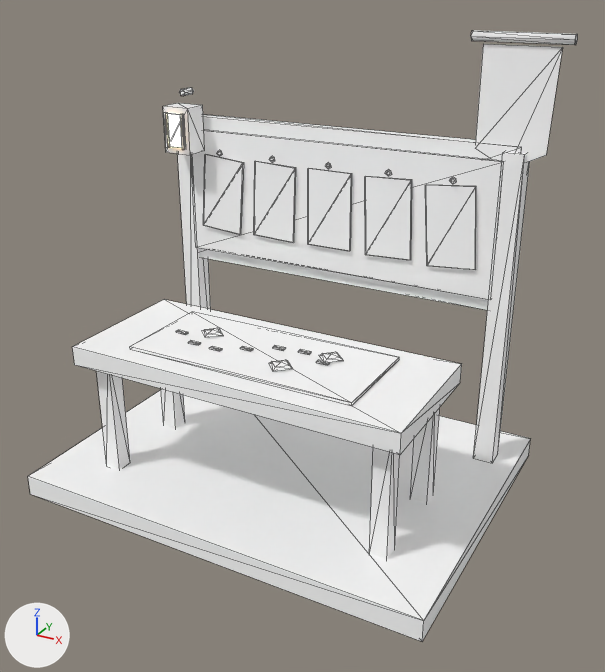
A saved change to the glTF model assets/hub/lot1/Table_Des_Chasses.glb.
One viewpoint serves both versions: a camera (50 mm lens) standing at (3.55, -6.18, 4.62) and looking at (0.23, -0.13, 1.6). Every picture has the same lights, and +X, +Y and +Z are marked at lower left. The older version comes first. Mesh edges are drawn as thin lines. Where no turn or scale is listed for an object, it has been applied to the vertices. Vertices at exactly the same position are counted once.

The scene before the commit, as lines of its bpy script (objects in view):
```python
ob_drapeau_chasses = bpy.data.objects.new('Drapeau_Chasses', me_table_des_chasses_drapeau_chasses_mesh)
ob_drapeau_chasses.location = (1.65, 0.97, 3.55)
ob_structure = bpy.data.objects.new('Structure', me_table_des_chasses_structure_mesh)
ob_structure.location = (0.0, 0.0, 0.0)
```
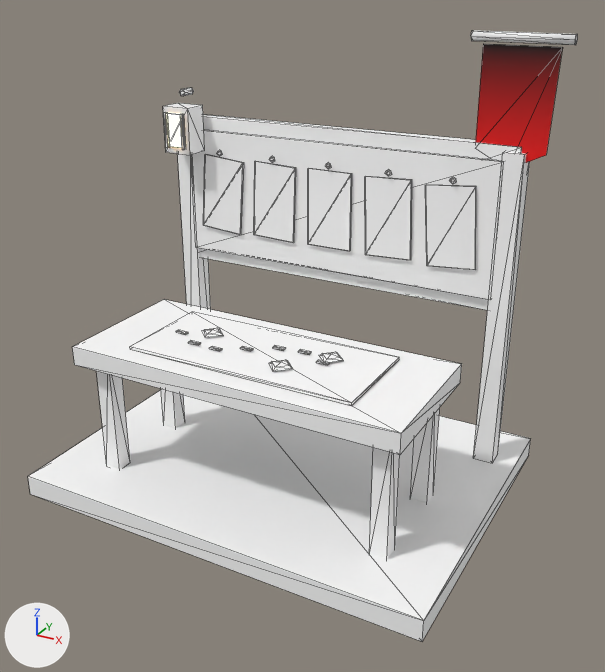
Edits to the bpy script that builds the scene:
```text
Change mat_atlas_batiments:
    where n0 = _N.new('ShaderNodeBsdfPrincipled'); n0.name = 'Principled BSDF'
    remove n0.inputs[1].default_value = 1.0  # 'Metallic'
    remove n0.inputs[2].default_value = 1.0  # 'Roughness'
Change mat_atlas_batiments_001:
    mat_atlas_batiments_001.metallic: 1.0 -> 0.0
    mat_atlas_batiments_001.roughness: 1.0 -> 0.5
Change mat_emissif_fenetres:
    mat_emissif_fenetres.roughness: 1.0 -> 0.5
Change me_table_des_chasses_drapeau_chasses_mesh:
    where me_table_des_chasses_drapeau_chasses_mesh.from_pydata(...)  # 5 vertices, 3 faces; spans x -0.325..0.325, y -0.08..0.0, z -0.5..0.5
    used by ob_drapeau_chasses; location = (1.65, 0.97, 3.55)
    me_table_des_chasses_drapeau_chasses_mesh part 1: 3 faces centred in x -0.102..0.21, y -0.043..-0.017, z -0.117..0.217 are repainted in the vertex colours; the middle colour goes from white #ffffff to red #ed0000
```

Where the change shows, as pixel boxes (x1, y1, x2, y2) in the pictures (605 x 672 px):
'Drapeau_Chasses', surface changed, recoloured (white to red)
    both: (476, 44, 563, 163)
